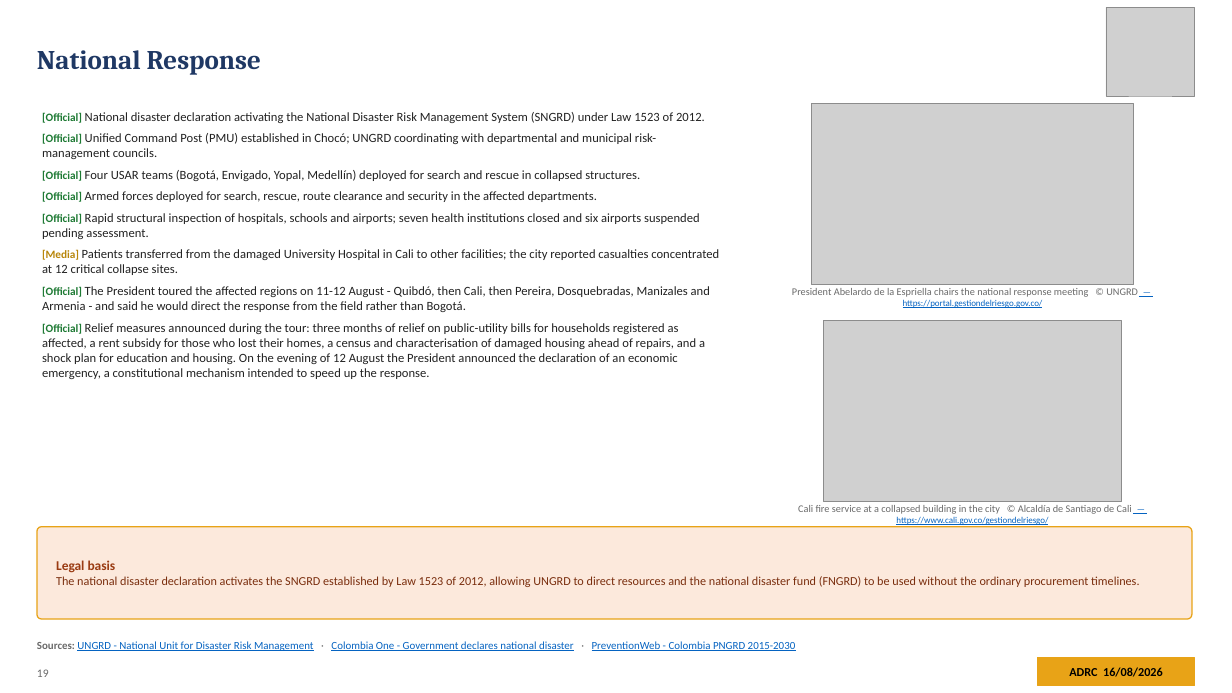
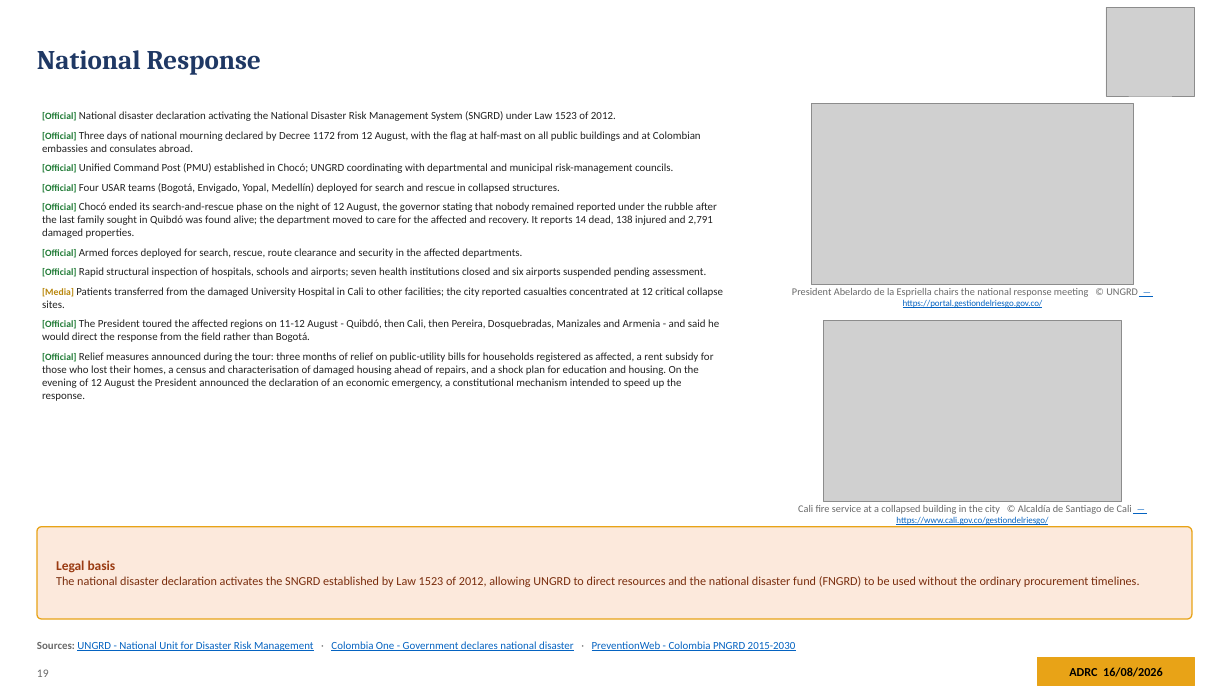
Before and after one commit to kochobi-max/whatsmap, a slide deck: slide 19 of reports/colombia_eq_20260810/output/ADRC_EQ_COL_Choco_20260810_EN.pptx. Drawn at 1232x693 pixels with LibreOffice and Linux fonts; fonts in the diff are those of the drawing; grey boxes stand for pictures. Boxes give left, top, right and bottom in pixels: in the first picture for what was removed or moved away, otherwise in the second. Text is boxed around its words. In the diff, an @@ line names an element or a change of style, - is before the commit and + after.

```diff
--- a/reports/colombia_eq_20260810/output/ADRC_EQ_COL_Choco_20260810_EN.pptx
+++ b/reports/colombia_eq_20260810/output/ADRC_EQ_COL_Choco_20260810_EN.pptx
@@ text at box(42, 111, 723, 401): size 8.8 to 7.5 pt in "[Official]", "[Official]", "[Official]", "[Official]" and 4 more places; size 9.8 to 8.5 pt in "National disaster declaration activating the National Disast ...", "Unified Command Post (PMU) established in Chocó; ...", "Four USAR teams (Bogotá, Envigado, Yopal, Medellín) ...", "Armed forces deployed for search, rescue, route ..." and 4 more places @@
@@ text at box(42, 131, 701, 152): paragraph added @@
+• [Official] Three days of national mourning declared by Decree 1172 from 12 August, with the flag at half-mast on all public buildings and at Colombian embassies and consulates abroad.
@@ text at box(42, 202, 717, 238): paragraph added @@
+• [Official] Chocó ended its search-and-rescue phase on the night of 12 August, the governor stating that nobody remained reported under the rubble after the last family sought in Quibdó was found alive; the department moved to care for the affected and recovery. It reports 14 dead, 138 injured and 2,791 damaged properties.
```
Also in this commit, not shown: 3 other slides changed, 7 other files.
